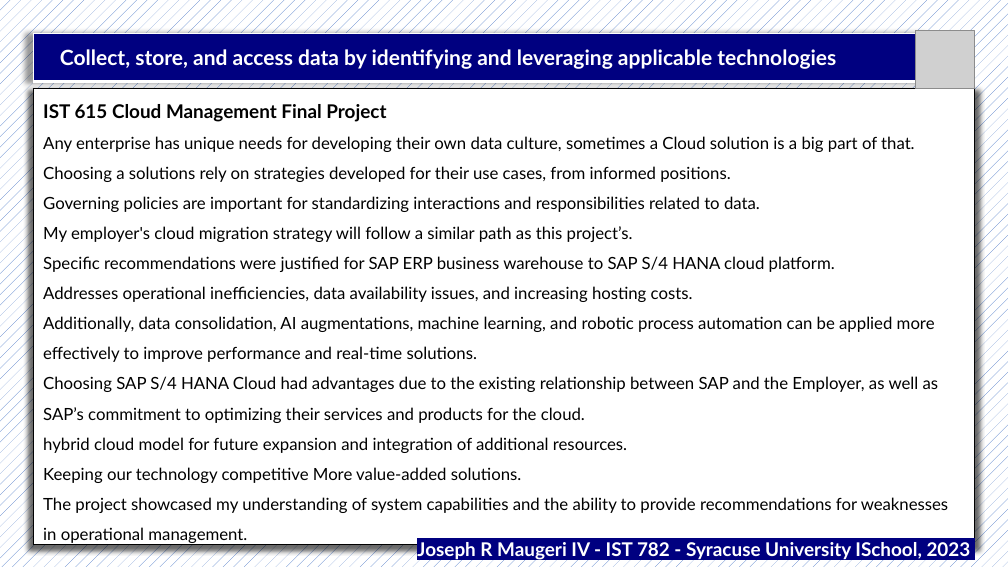
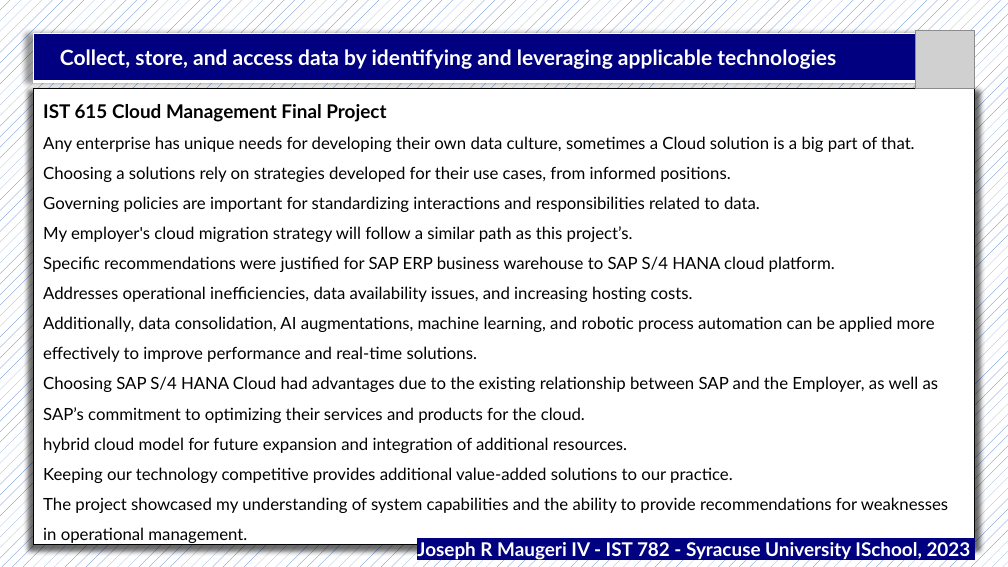
Before and after one commit to jrmaugeri/MS-ADS_Portfolio, a slide deck: slide 3 of Portfolio Presentation/IST782_Powerpoint_Maugeri.pptx. Drawn at 1008x567 pixels with LibreOffice and Linux fonts; fonts in the diff are those of the drawing; grey boxes stand for pictures. Boxes give left, top, right and bottom in pixels: in the first picture for what was removed or moved away, otherwise in the second. Text is boxed around its words. In the diff, an @@ line names an element or a change of style, - is before the commit and + after.

```diff
--- a/Portfolio Presentation/IST782_Powerpoint_Maugeri.pptx
+++ b/Portfolio Presentation/IST782_Powerpoint_Maugeri.pptx
@@ table at (33, 88, 975, 547) @@
-row 1, column 1: IST 615 Cloud Management Final Project / Any enterprise has unique needs for developing their own data culture, sometimes a Cloud solution is a big part of that. Choosing a solutions rely on strategies developed for their use cases, from informed positions. / Governing policies are important for standardizing interactions and responsibilities related to data. / My employer's cloud migration strategy will follow a similar path as this project’s. / Specific recommendations were justified for SAP ERP business warehouse to SAP S/4 HANA cloud platform. / Addresses operational inefficiencies, data availability issues, and increasing hosting costs. / Additionally, data consolidation, AI augmentations, machine learning, and robotic process automation can be applied more effectively to improve performance and real-time solutions. / Choosing SAP S/4 HANA Cloud had advantages due to the existing relationship between SAP and the Employer, as well as SAP’s commitment to optimizing their services and products for the cloud. / hybrid cloud model for future expansion and integration of additional resources. / Keeping our technology competitive More value-added solutions. / The project showcased my understanding of system capabilities and the ability to provide recommendations for weaknesses in operational management.
+row 1, column 1: IST 615 Cloud Management Final Project / Any enterprise has unique needs for developing their own data culture, sometimes a Cloud solution is a big part of that. Choosing a solutions rely on strategies developed for their use cases, from informed positions. / Governing policies are important for standardizing interactions and responsibilities related to data. / My employer's cloud migration strategy will follow a similar path as this project’s. / Specific recommendations were justified for SAP ERP business warehouse to SAP S/4 HANA cloud platform. / Addresses operational inefficiencies, data availability issues, and increasing hosting costs. / Additionally, data consolidation, AI augmentations, machine learning, and robotic process automation can be applied more effectively to improve performance and real-time solutions. / Choosing SAP S/4 HANA Cloud had advantages due to the existing relationship between SAP and the Employer, as well as SAP’s commitment to optimizing their services and products for the cloud. / hybrid cloud model for future expansion and integration of additional resources. / Keeping our technology competitive provides additional value-added solutions to our practice. / The project showcased my understanding of system capabilities and the ability to provide recommendations for weaknesses in operational management.
```
Also in this commit, not shown: 4 other slides changed, 8 slides added, 3 other files.
